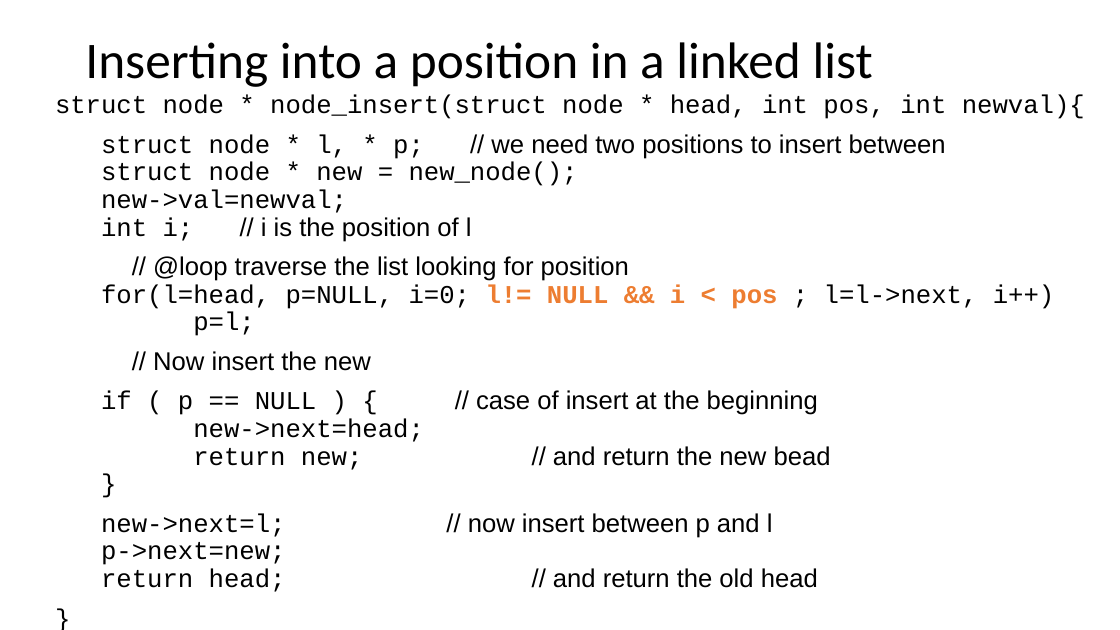
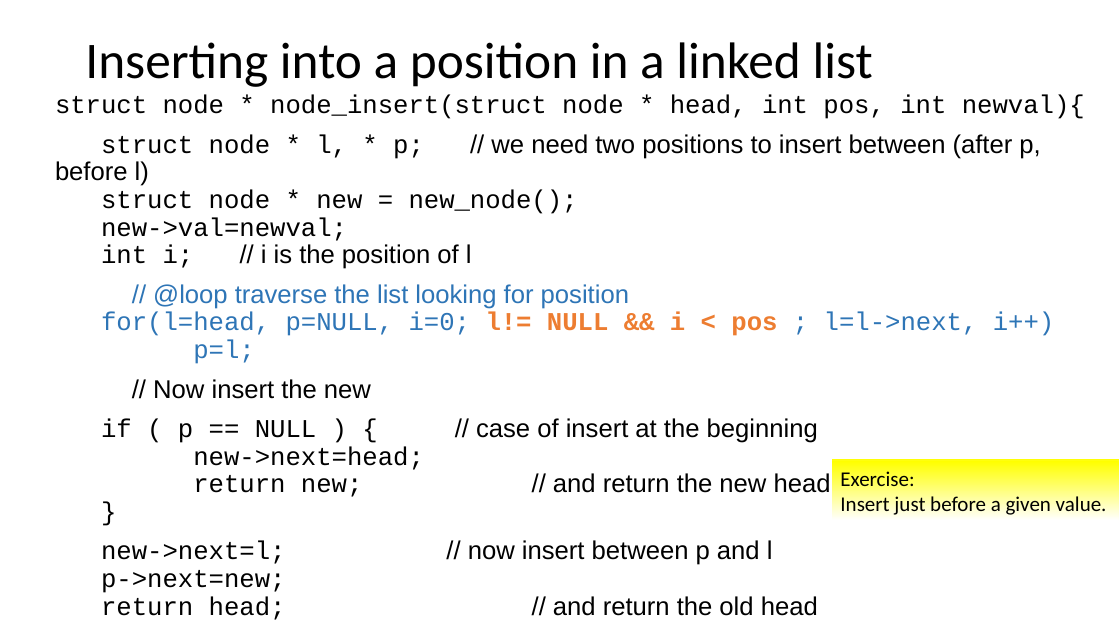
Before and after one commit to rbadrinath/FCP, a slide deck: slide 9 of slides/14-LinkedLists.pptx. Drawn at 1120x630 pixels with LibreOffice and Linux fonts; fonts in the diff are those of the drawing. Boxes give left, top, right and bottom in pixels: in the first picture for what was removed or moved away, otherwise in the second. Text is boxed around its words. In the diff, an @@ line names an element or a change of style, - is before the commit and + after.

```diff
--- a/slides/14-LinkedLists.pptx
+++ b/slides/14-LinkedLists.pptx
@@ text at [55, 134, 1040, 269]: text changed; font Courier New to Arial @@
-struct node * l, * p; // we need two positions to insert between
-struct node * new = new_node();
-new->val=newval;
-int i; // i is the position of l
+struct node * l, * p; // we need two positions to insert between (after p, before l)
+struct node * new = new_node();
+new->val=newval;
+int i; // i is the position of l
@@ text at [101, 284, 1055, 364]: text colour #000000 to #2E75B6 in "// @loop traverse the list looking for ..." @@
@@ text at [101, 418, 818, 620]: text changed @@
-if ( p == NULL ) { // case of insert at the beginning
-new->next=head;
-return new; // and return the new bead
-}
+if ( p == NULL ) { // case of insert at the beginning
+new->next=head;
+return new; // and return the new head
+}
@@ rectangle added at [833, 459, 1119, 492], fill gradient #FFFF00 to #FFFFFF @@
@@ rectangle added at [833, 461, 1119, 521], fill gradient #FFFF00 to #FFFFFF, 18 pt, text #000000 @@
+Exercise:
+Insert just before a given value.
```
Also in this commit, not shown: 3 other slides changed, 1 other file.
